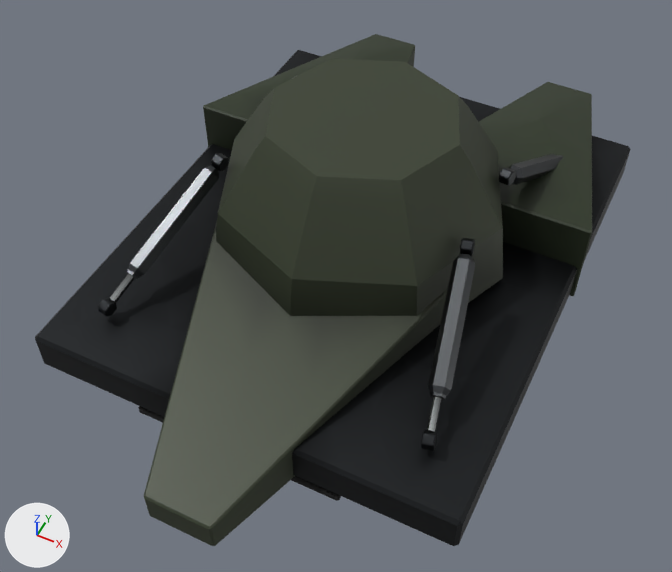
Two versions of the glTF model assets/export/models/bastion.foot.glb, one commit apart.
The view is the same before and after, from a 50 mm camera at (7.64, -16.82, 17.03) aimed at (0.18, -1.9, -1.62). Arrows for +X, +Y and +Z are at lower left; the lights stay in place. The older version comes first. Vertices at exactly the same position are counted once.
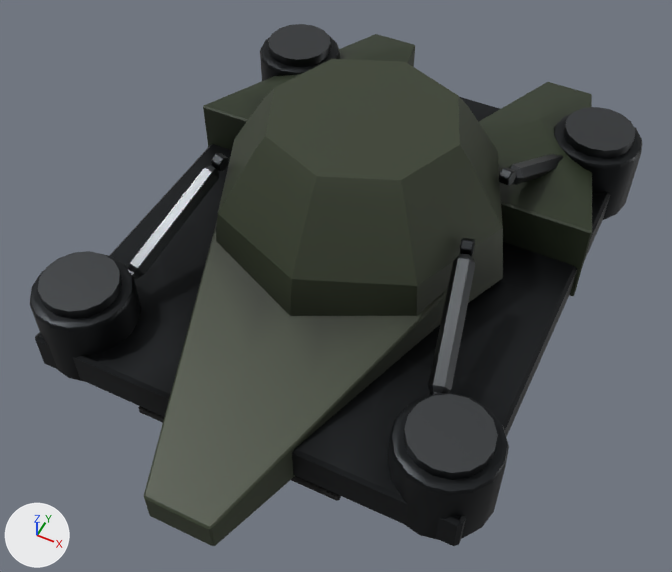
Edits to the bpy script that builds the scene:
```text
Change me_mesh_0:
    used by ob_mesh_0; location = (0.0, 0.0, 0.0)
    remove me_mesh_0.from_pydata(...)  # 2089 vertices, 4082 faces; spans x -5.9..5.9, y -9.4..9.4, z -2.8..2.7
    add me_mesh_0.from_pydata(...)  # 2705 vertices, 5266 faces; spans x -6.2..6.2, y -9.4..9.4, z -2.8..2.7
    me_mesh_0 part 1: a new loose piece, a 16-sided cylinder along z spanning x -5.91..-3.91, y 4.67..6.67, z -0.27..0.0, in mat_metal
    me_mesh_0 part 2: a new loose piece, a 16-sided cylinder along z spanning x -5.91..-3.91, y -6.86..-4.86, z -0.27..0.0, in mat_metal
    me_mesh_0 part 3: a new loose piece, a 16-sided cylinder along z spanning x 3.91..5.91, y 4.67..6.67, z -0.27..0.0, in mat_metal
    me_mesh_0 part 4: a new loose piece, a 16-sided cylinder along z spanning x 3.91..5.91, y -6.86..-4.86, z -0.27..0.0, in mat_metal
    me_mesh_0 part 5: a new loose piece of 98 vertices spanning x -6.2..-3.6, y 4.4..7.0, z -2.6..-0.3, in mat_dark
    me_mesh_0 part 6: a new loose piece of 98 vertices spanning x -6.2..-3.6, y -7.2..-4.6, z -2.6..-0.3, in mat_dark
    me_mesh_0 part 7: a new loose piece of 98 vertices spanning x 3.6..6.2, y 4.4..7.0, z -2.6..-0.3, in mat_dark
    me_mesh_0 part 8: a new loose piece of 98 vertices spanning x 3.6..6.2, y -7.2..-4.6, z -2.6..-0.3, in mat_dark
    me_mesh_0 part 9: 817 kept faces spanning x -5.9..5.9, y -9.4..9.4, z -2.8..1.0 get new vertex colours
    other edits to the shape of me_mesh_0 do not show in these pictures
```

Pixel boxes [x1, y1, x2, y2] of what changed, in the pictures (672 x 572 px):
'Mesh_0', reshaped
    before: [35, 34, 631, 546]
    after: [30, 24, 642, 546]
part 1 of me_mesh_0, added
    after: [268, 24, 331, 67]
part 2 of me_mesh_0, added
    after: [38, 251, 121, 319]
part 3 of me_mesh_0, added
    after: [564, 107, 635, 158]
part 4 of me_mesh_0, added
    after: [404, 394, 498, 480]
part 5 of me_mesh_0, added
    after: [260, 36, 340, 81]
part 6 of me_mesh_0, added
    after: [30, 255, 140, 382]
part 7 of me_mesh_0, added
    after: [554, 114, 642, 220]
part 8 of me_mesh_0, added
    after: [388, 393, 509, 540]
part 9 of me_mesh_0, recoloured
    before: [37, 48, 631, 541]
    after: [37, 48, 610, 541]
